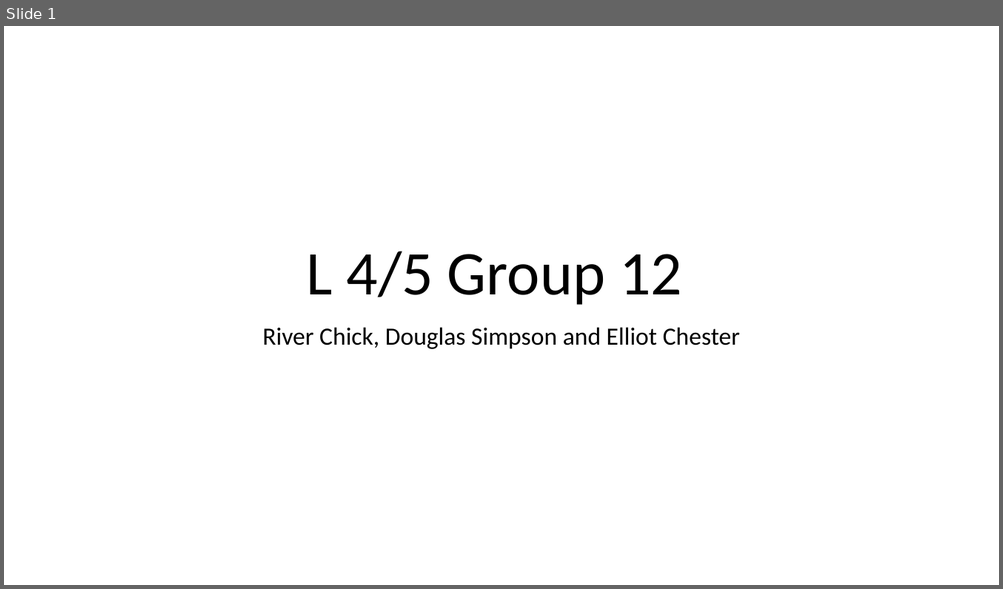
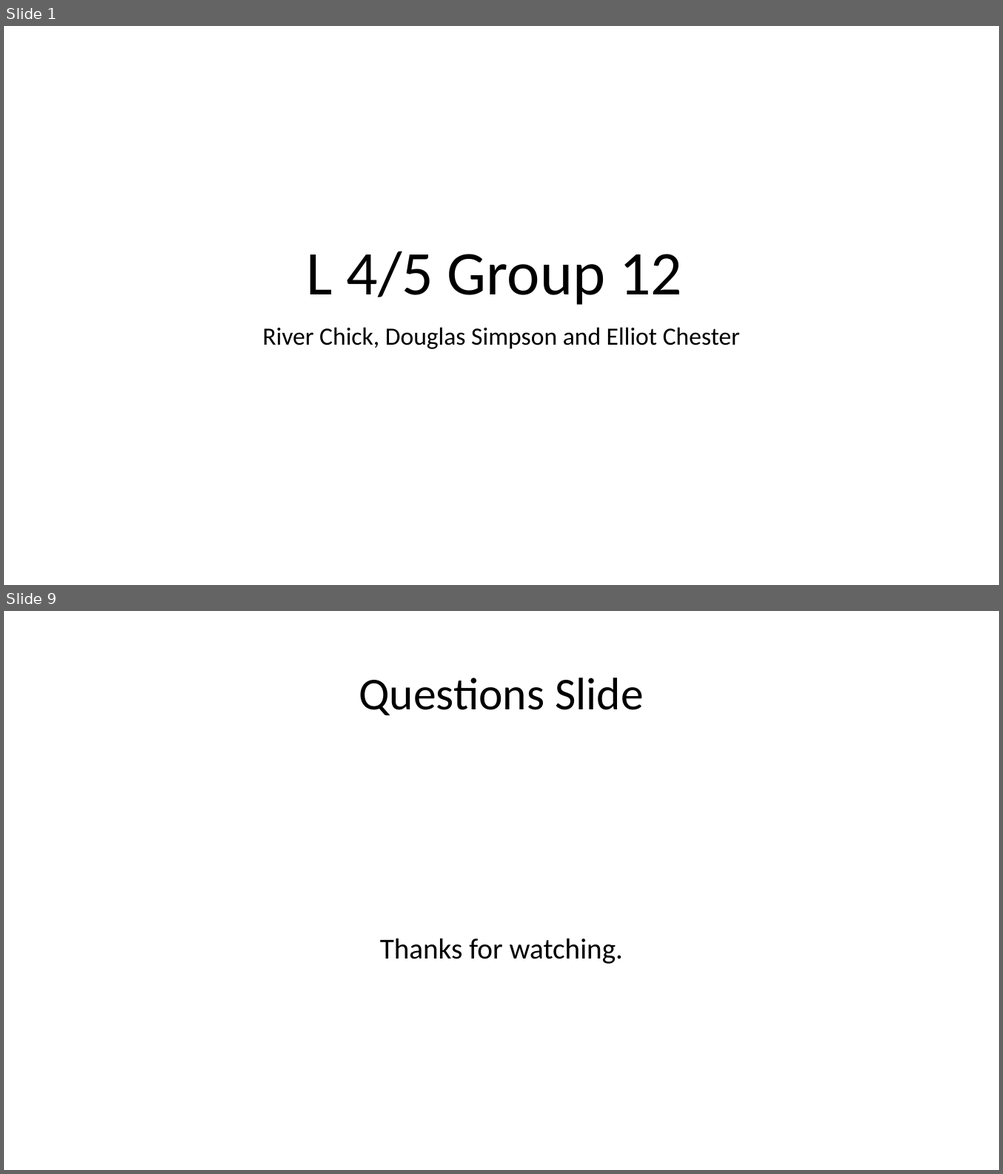
Before and after one commit to UoSGamesGroups/second-semester-s2-level-4-5-group-12, a slide deck: Assets/Research/Week 9.pptx. Shown one above the other, each under a label of ours: slide 1 before the commit, slides 1 and 9 after it; the slides between them are not shown. The pictures are 1003x589 and 1003x1174 pixels, drawn with LibreOffice and Linux fonts; fonts in the diff are those of the drawing. Boxes give left, top, right and bottom in pixels: in the first picture for what was removed or moved away, otherwise in the second. Text is boxed around its words. In the diff, an @@ line names an element or a change of style, - is before the commit and + after.

```diff
--- a/Assets/Research/Week 9.pptx
+++ b/Assets/Research/Week 9.pptx
@@ slide 9 added at (x1=4, y1=611, x2=999, y2=1170), background #FFFFFF @@
@@ title added at (x1=358, y1=678, x2=643, y2=715), 44 pt, text #000000 @@
+Questions Slide
@@ text added at (x1=380, y1=938, x2=623, y2=964), 28 pt, text #000000 @@
+Thanks for watching.
```
Also in this commit, not shown: 3 slides changed, 4 other slides added.
